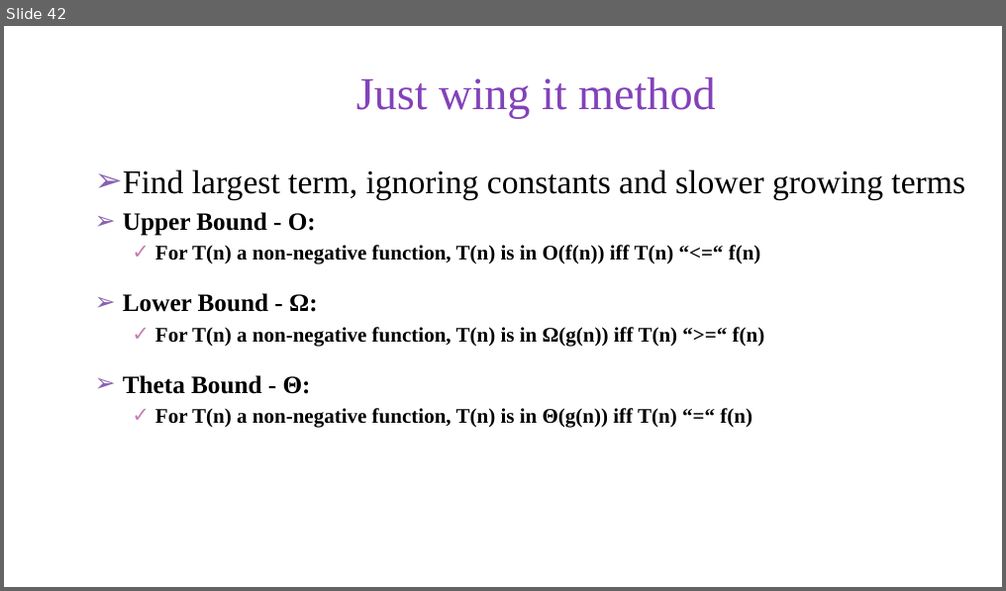
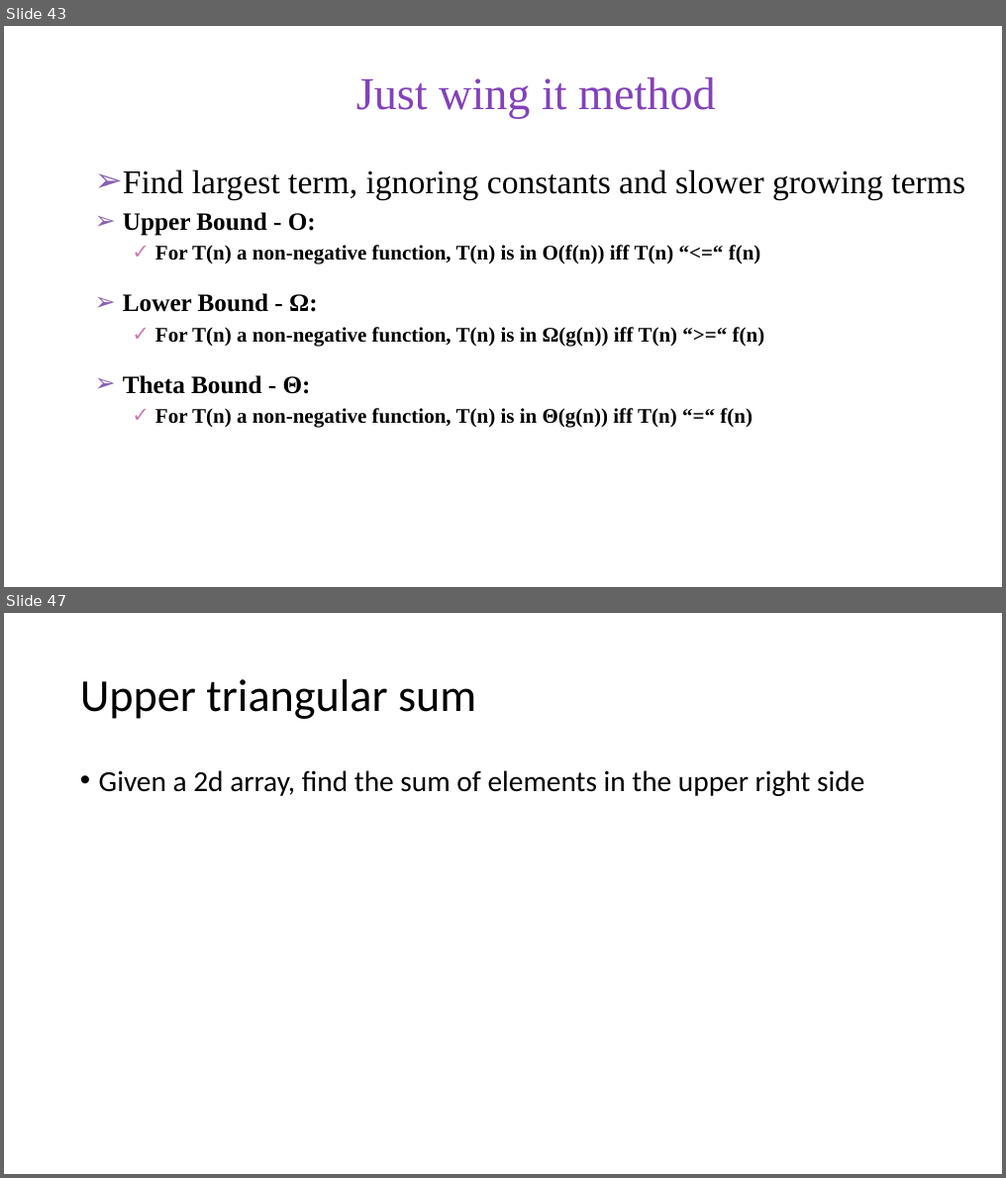
Before and after one commit to skalakm/232, a slide deck: notes.pptx. Shown one above the other, each under a label of ours: slide 42 before the commit, slides 43 and 47 after it; the slides between them are not shown. The pictures are 1006x591 and 1006x1178 pixels, drawn with LibreOffice and Linux fonts; fonts in the diff are those of the drawing; background and template pictures are left out. Boxes give left, top, right and bottom in pixels: in the first picture for what was removed or moved away, otherwise in the second. Text is boxed around its words. In the diff, an @@ line names an element or a change of style, - is before the commit and + after.

```diff
--- a/notes.pptx
+++ b/notes.pptx
@@ slide 47 added at [4,613,1002,1174], background #FFFFFF @@
@@ title added at [80,679,476,719], 44 pt, text #000000 @@
+Upper triangular sum
@@ text added at [99,770,864,796], 28 pt, text #000000 @@
+• Given a 2d array, find the sum of elements in the upper right side
@@ what was slide 42 is now slide 43 @@
```
Also in this commit, not shown: 7 other slides added.
